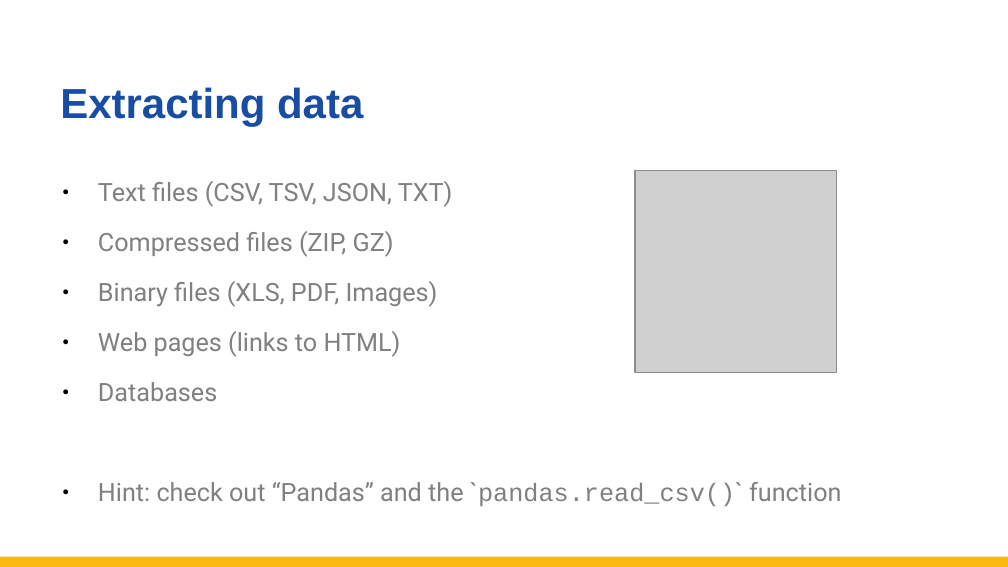
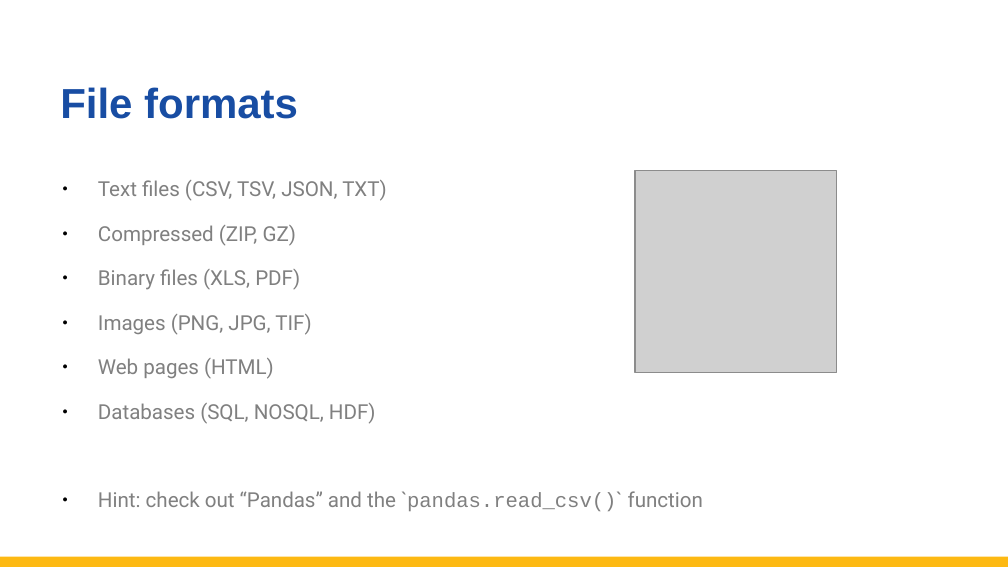
Before and after one commit to totalgood/dsdh, a slide deck: slide 5 of modules/L02/DHDS 40021 L2 Spreadsheet Data Science.pptx. Drawn at 1008x567 pixels with LibreOffice and Linux fonts; fonts in the diff are those of the drawing; grey boxes stand for pictures. Boxes give left, top, right and bottom in pixels: in the first picture for what was removed or moved away, otherwise in the second. Text is boxed around its words. In the diff, an @@ line names an element or a change of style, - is before the commit and + after.

```diff
--- a/modules/L02/DHDS 40021 L2 Spreadsheet Data Science.pptx
+++ b/modules/L02/DHDS 40021 L2 Spreadsheet Data Science.pptx
@@ text at [60,87,298,119]: text changed @@
-Extracting data
+File formats
@@ text at [98,180,703,511]: size 18 to 14.6 pt in "Text files (CSV, TSV, JSON, TXT)", "Hint: check out “Pandas” and the `pandas.read_csv()` ..." @@
@@ text at [98,225,376,424]: text changed; size 18 to 14.6 pt @@
-● Compressed files (ZIP, GZ)
-● Binary files (XLS, PDF, Images)
-● Web pages (links to HTML)
-● Databases
+● Compressed (ZIP, GZ)
+● Binary files (XLS, PDF)
+● Images (PNG, JPG, TIF)
+● Web pages (HTML)
+● Databases (SQL, NOSQL, HDF)
```
Also in this commit, not shown: 3 other slides changed, 2 slides added, 7 other files.
